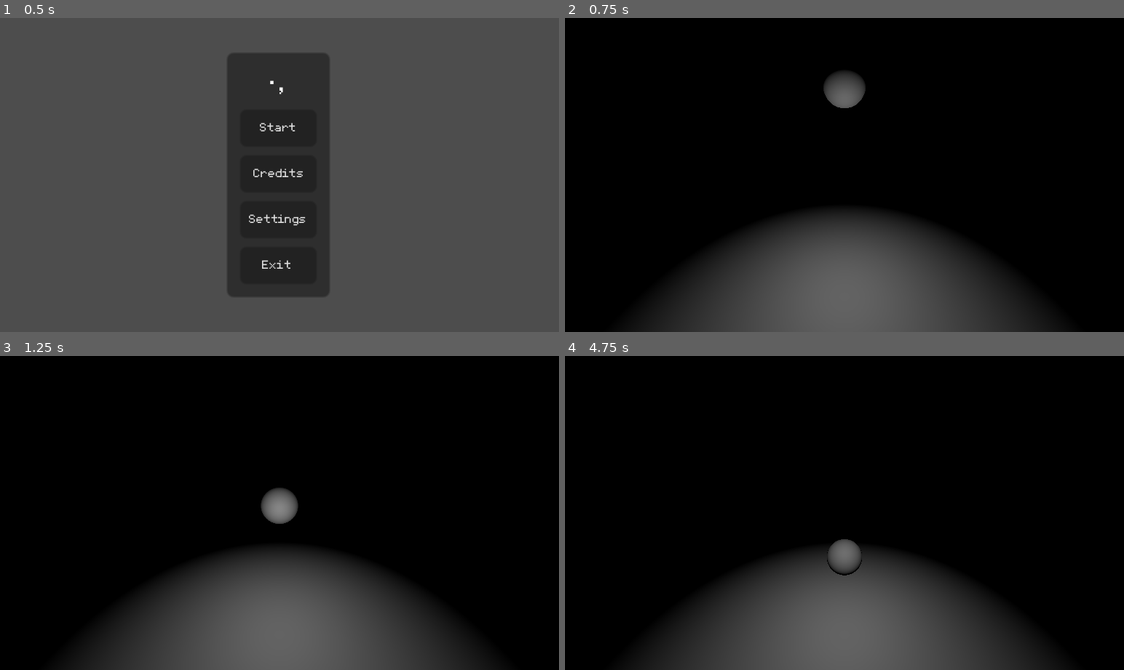
Above: before the commit, frames 1-4 (two rows, left to right).
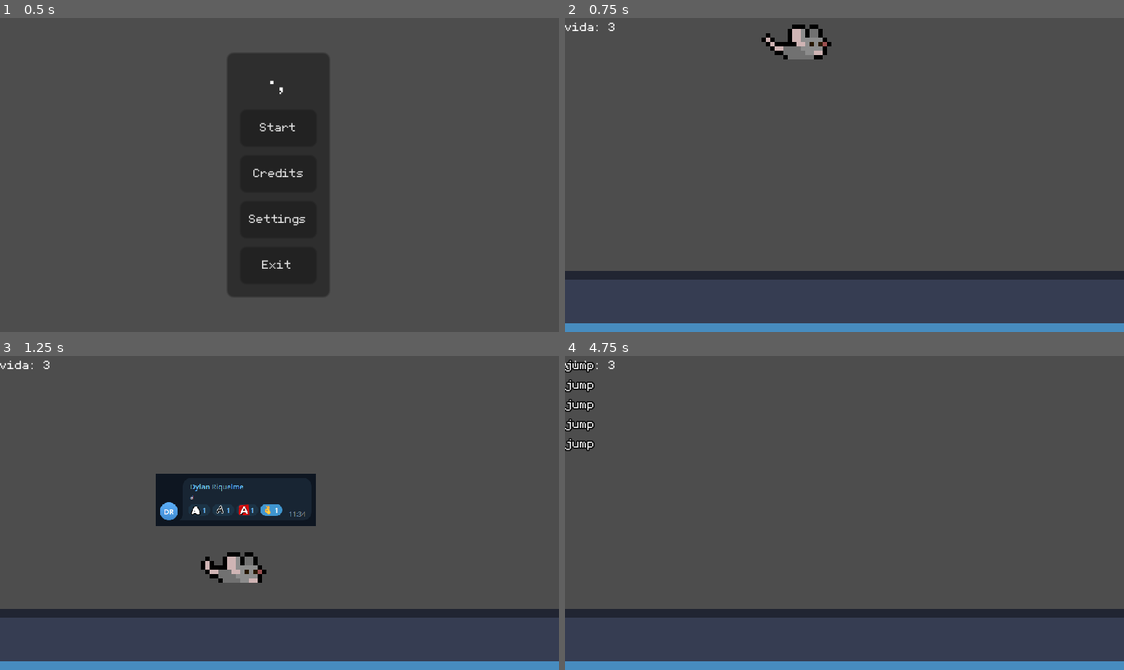
Above: after the commit, the same moments.

Repository: elixs/puntitoycoma
Game: Godot game, scene res://scenes/ui/main_menu.tscn
Two runs of this game, one before a commit and one after it. Both use one fixed random seed, a clock stepped at 60 frames per second and the inputs below. The engine's default icon, where the game draws it, is replaced by a stand-in: a white triangle on a blue panel in a dark square.
Inputs:
- Up to frame 1 (0.5 s): no input
- Up to frame 2 (0.75 s): click "Start" at 0.5 s
- Up to frame 3 (1.25 s): no input
- Up to frame 4 (4.75 s): hold D (move_right) 1.28-2.78 s; tap Space (jump) at 1.35, 1.52, 1.82, 2.27, 2.3, 2.57, 2.85, 3.77, 3.8, 4.07, 4.35, 4.52 s; tap F (test) at 2.1, 3.6 s; hold A (move_left) 2.78-3.53 s; hold D (move_right) from 3.53 s (still down)

Frame 1 is identical in both runs. In frame 2, 93% of the frame differs, in the area x 0-100%, y 0-100%; in frame 3, 94%; in frame 4, 93%.

Commit message:
adding Debug helper class

Diff:
--- a/project.godot
+++ b/project.godot
@@ -14,6 +14,10 @@
 run/main_scene="res://scenes/ui/main_menu.tscn"
 config/features=PackedStringArray("4.1", "Forward Plus")
 config/icon="res://icon.svg"
+
+[autoload]
+
+Debug="*res://scripts/debug.gd"
 
 [display]
 
--- a/scenes/bally.gd
+++ b/scenes/bally.gd
@@ -21,6 +21,7 @@
 
 	if is_on_floor and Input.is_action_just_pressed("jump"):
 		velocity.y = -jump_speed
+		Debug.dprint("jump")
 
 	velocity.x = move_toward(velocity.x, speed * move_input, acceleration * delta)
 
--- a/scenes/ui/main_menu.tscn
+++ b/scenes/ui/main_menu.tscn
@@ -1,7 +1,7 @@
 [gd_scene load_steps=3 format=3 uid="uid://btarybkof8kvm"]
 
 [ext_resource type="Script" path="res://scenes/ui/main_menu.gd" id="1_6kjje"]
-[ext_resource type="PackedScene" uid="uid://bdyagsbemnurm" path="res://scenes/main_3d.tscn" id="2_lkleg"]
+[ext_resource type="PackedScene" uid="uid://bdrvtitt0ghnb" path="res://scenes/main.tscn" id="2_6qt38"]
 
 [node name="MainMenu" type="MarginContainer"]
 anchors_preset = 15
@@ -11,7 +11,7 @@
 grow_vertical = 2
 size_flags_horizontal = 4
 script = ExtResource("1_6kjje")
-main = ExtResource("2_lkleg")
+main = ExtResource("2_6qt38")
 
 [node name="PanelContainer" type="PanelContainer" parent="."]
 layout_mode = 2
--- /dev/null
+++ b/scripts/debug.gd
@@ -0,0 +1,25 @@
+extends Node
+
+
+@onready var canvas_layer  = CanvasLayer.new()
+@onready var container = VBoxContainer.new()
+
+
+func _ready() -> void:
+	add_child(canvas_layer)
+	canvas_layer.layer = 100
+	canvas_layer.add_child(container)
+	container.set("theme_override_constants/separation", 0)
+
+
+func dprint(message: Variant, seconds: int = 2) -> void:
+	print(message)
+	var label = Label.new()
+	label.text = str(message)
+	label.set("theme_override_constants/outline_size", 2)
+	label.set("theme_override_colors/font_outline_color", Color.BLACK)
+	container.add_child(label)
+	container.move_child(label, 0)
+	await get_tree().create_timer(seconds).timeout
+	container.remove_child(label)
+	label.queue_free()
